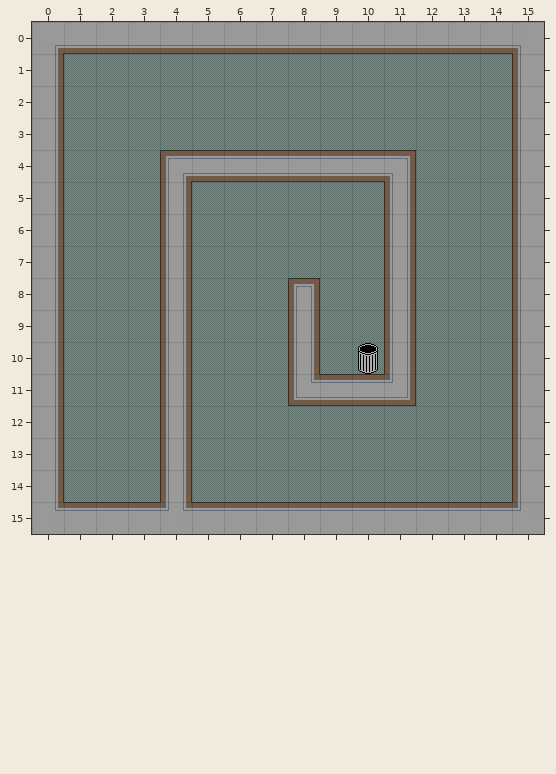
One commit to this Tiled map: core/assets/Maps/Official Maps/spiralmap2.tmx. Above, as it was before the edit.
Cells are 32x32 px. Shown: x 0..15, y 0..15.
Now the later version:
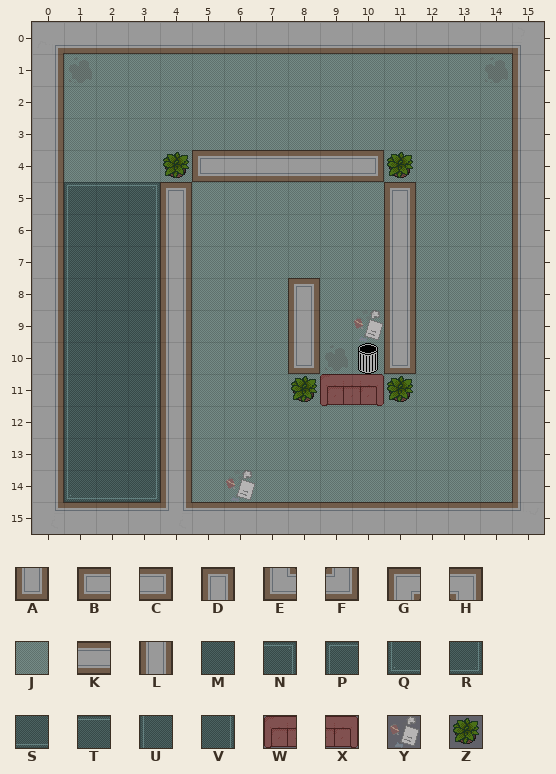
Key: from "oltile": A 0, B 1, C 2, D 3, E 8, F 9, G 10, H 11, J 16, K 26, L 27; from "rugs": M 0, N 1, P 2, Q 3, R 4, S 5, T 6, U 7, V 8, W 26, X 27, Y 28, Z 30.
_ is an empty cell.
Tiles replaced or removed in this view: E, F, G, H, J, K, L.
What changed:
Changed rows in their new state; . is an unchanged cell.
Layer "Tile Layer 2":
first column x 1:
 5 PTN
 6 UMV
 7 UMV
 8 UMV
 9 UMV
10 UMV
11 UMV
12 UMV
13 UMV
14 QSR
Layer "Tile Layer 1":
first column x 4:
 4 ZB....CZ
 5 D......D
first column x 6:
 9 ....Y.
10 ..A..A
11 ..ZWXZ
14 Y.....
